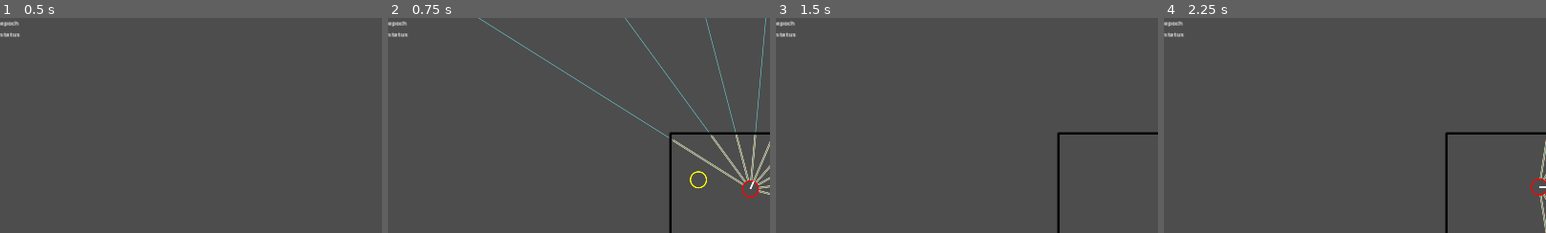
Above: before the commit, frames 1-4 (left to right).
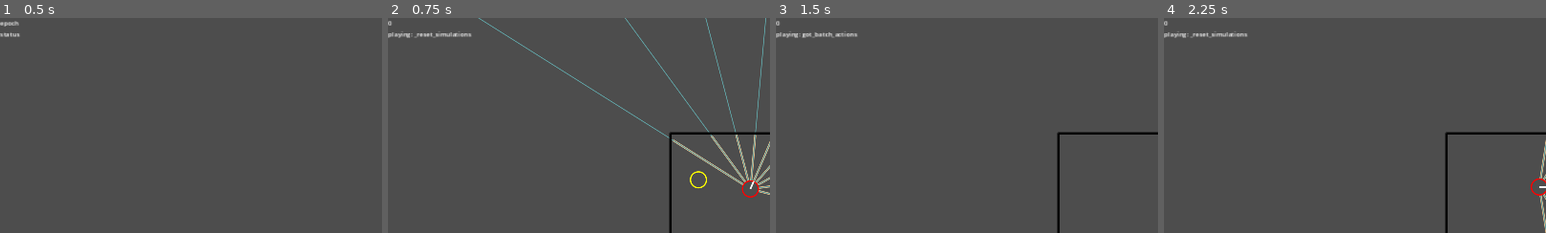
Above: after the commit, the same moments.

Repository: stokatyan/godot-ai
Game: Godot game, scene res://FindCoinGame/FCGEnv.tscn
Same seed, same stepped clock (60 frames per second), same inputs: the game is played once before the commit and once after it.
Inputs:
- Up to frame 1 (0.5 s): no input
- Up to frame 2 (0.75 s): tap Enter at 0.5 s; hold D from 0.53 s (still down); tap N at 0.6 s
- Up to frame 3 (1.5 s): tap Space at 1.25 s; release D at 1.28 s; hold S from 1.28 s (still down); tap N at 1.35 s
- Up to frame 4 (2.25 s): tap Enter at 2 s; release S at 2.03 s; hold D from 2.03 s (still down); hold Enter from 2.03 s (still down)
The pictures show only the part of the screen within x 0-50%, y 0-50%; the shares and areas given below are measured in that part.

Frame 1 is identical in both runs. In frame 2, 0.4% of the frame differs, in the area x 0-22%, y 1-10%; in frame 3, 0.4%; in frame 4, 0.4%.
Error in both runs: Cannot call method 'poll' on a null value. (res://AI/AIServerTCP.gd:40)

Commit message:
fix her creation; need to speed it up

Diff:
--- a/godot-ai-client/AI/AIRunner.gd
+++ b/godot-ai-client/AI/AIRunner.gd
@@ -19,7 +19,7 @@
 func setup_simulations():
 	for i in range(env_delegate.get_simulation_count()):
 		_simulations.append(env_delegate.new_simulation())
-	_reset_simulations()
+	await _reset_simulations()
 
 func _input(event):
 	var key_input = event as InputEventKey
@@ -36,7 +36,7 @@
 			var _result = await _get_batch_from_playing_round([_simulations[0]], true)
 			_is_testing = false
 		KEY_N:
-			_reset_simulations()
+			await _reset_simulations()
 		KEY_UP:
 			_setup_ai()
 		KEY_1: # Get and Apply action
@@ -55,16 +55,16 @@
 			_loop_train_count = 1
 			_loop_train()
 
-func _reset_simulations():
+func _reset_simulations() -> bool:
 	if _simulations.is_empty():
-		return
+		return false
 	for sim in _simulations:
 		await sim.new_game(get_tree().physics_frame)
 
 	await get_tree().physics_frame
-	await get_tree().physics_frame
 
 	env_delegate.display_simulation(_simulations[0])
+	return true
 
 func _setup_ai():
 	var result = _ai_tcp.attempt_connection_to_ai_server()
@@ -81,7 +81,8 @@
 	_ai_tcp.load_agent(1)
 
 func _get_batch_from_playing_round(simulations: Array[BaseSimulation], deterministic: bool) -> Array[Replay]:
-	_reset_simulations()
+	env_delegate.update_status(_loop_train_count, "playing: _reset_simulations")
+	await _reset_simulations()
 	var batch_replay: Array[Replay] = []
 	var done_indecis = {}
 	var replay_history = {}
@@ -98,7 +99,9 @@
 			var state = sim.get_game_state()
 			batch_state.append(state)
 
+		env_delegate.update_status(_loop_train_count, "playing: get_batch_actions ...")
 		var actions = await _ai_tcp.get_batch_actions(batch_state, deterministic)
+		env_delegate.update_status(_loop_train_count, "playing: got_batch_actions")
 
 		for simulation_index in range(simulations.size()):
 			if done_indecis.has(simulation_index):
@@ -130,7 +133,10 @@
 				continue
 
 		env_delegate.display_simulation(simulations[0])
-		await get_tree().physics_frame
+
+	await get_tree().physics_frame
+	await get_tree().physics_frame
+	await get_tree().physics_frame
 
 	for simulation_index in range(simulations.size()):
 		if done_indecis.has(simulation_index):
@@ -140,6 +146,7 @@
 		sim.rescore_history(replays)
 
 	if !deterministic:
+		env_delegate.update_status(_loop_train_count, "playing: creating her ...")
 		for simulation_index in range(simulations.size()):
 			if done_indecis.has(simulation_index):
 				continue
@@ -147,7 +154,9 @@
 			var replays = replay_history[sim]
 			var hindsight_replays = await sim.create_hindsight_replays(replays, get_tree().physics_frame)
 			replay_history[env_delegate.new_simulation()] = hindsight_replays
-			env_delegate.display_simulation(simulations[0])
+
+		env_delegate.display_simulation(simulations[0])
+		env_delegate.update_status(_loop_train_count, "playing: created her")
 
 	for r in replay_history.values():
 		var replays: Array = r
--- a/godot-ai-client/FindCoinGame/FCGSimulation.gd
+++ b/godot-ai-client/FindCoinGame/FCGSimulation.gd
@@ -147,7 +147,7 @@
 	_hero.set_transform(p_hero, randf_range(-PI, PI))
 	_target.set_transform(p_target, 0)
 
-	_initial_hero_position = _hero._position
+	_initial_hero_position = p_hero
 	_prev_action = [0.0, 0.0]
 	_prev_observation = _get_hero_observation()
 
